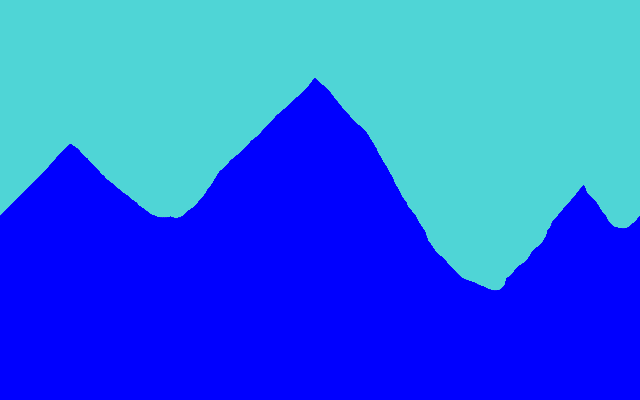
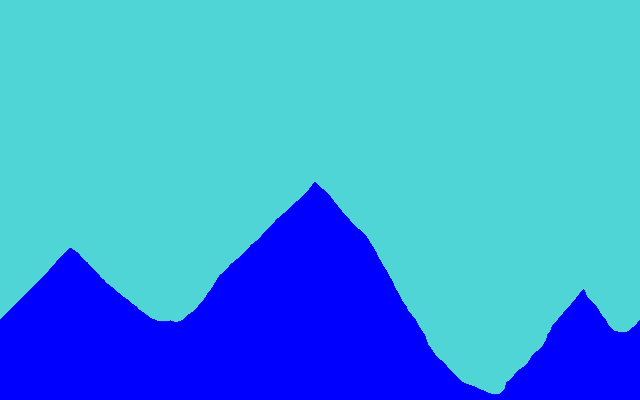
Revision of a layered 640x400 image; what changed, layer by layer:
added layer "Layer" above "Background" over [51, 78, 385, 164]
painted on "Background" over [0, 78, 640, 395]
